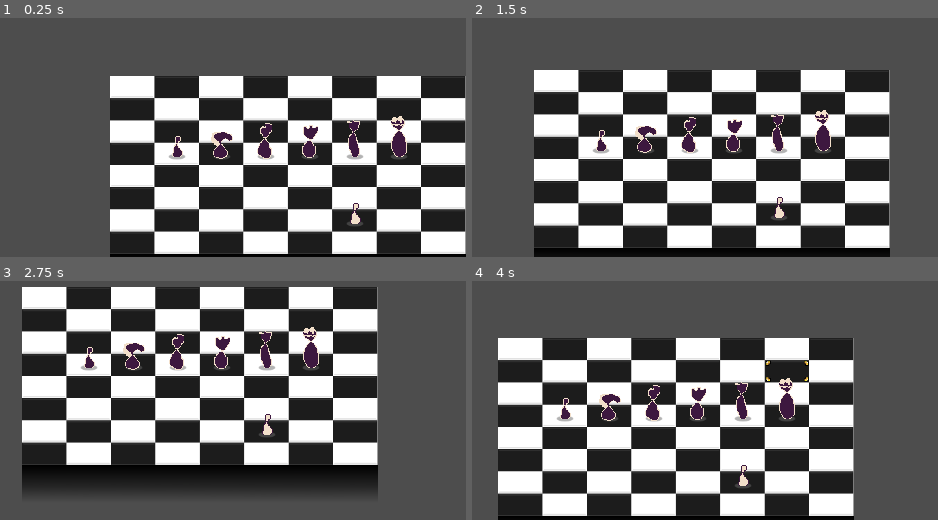
Above: before the commit, frames 1-4 (two rows, left to right).
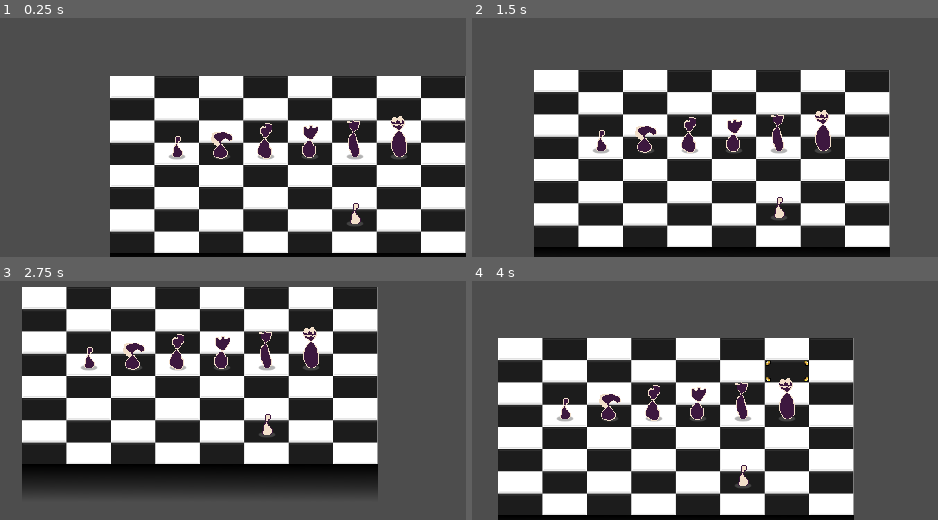
Above: after the commit, the same moments.

Repository: IAmNotIsaac/gwj-73
Game: Godot game, scene res://scenes/world.tscn
The game is run twice, just before and just after one commit, with the same random seed, the same clock (stepped at 60 frames per second) and the same inputs.
Inputs (mouse positions are in pixels of both pictures, inside the frame that each line leads up to):
- Up to frame 1 (0.25 s): no input
- Up to frame 2 (1.5 s): tap Enter at 0.5 s; move the mouse to (583, 75) at 0.52 s; hold D (move_right) 0.53-1.28 s; click (583, 75) at 0.67 s; move the mouse to (outside the picture) at 1.27 s; hold S (move_down) from 1.28 s (still down)
- Up to frame 3 (2.75 s): move the mouse to (outside the picture) at 2.02 s; release S (move_down) at 2.03 s; hold D (move_right) from 2.03 s (still down)
- Up to frame 4 (4 s): move the mouse to (499, 386) at 2.77 s; release D (move_right) at 2.78 s; hold W (move_up) 2.78-3.53 s; click (499, 386) at 2.92 s; move the mouse to (779, 362) at 3.52 s; hold A (move_left) from 3.53 s (still down)

The runs differ from the first frame. In frame 1, 0.3% of the frame differs, in the area x 23-100%, y 98-99%; in frame 2, 0.3%; in frame 3, 0.3%; in frame 4, 0.3%.

Commit message:
move up gradient texture by 1 pixel to avoid seam

Diff:
--- a/src/board.gd
+++ b/src/board.gd
@@ -82,7 +82,7 @@
 func _update_size() -> void:
 	_sprite.scale = Vector2(size) * 0.5
 	_sprite.material.set_shader_parameter(&"scale", _sprite.scale)
-	_gradient_sprite.position.y = size.y * TILE_HEIGHT
+	_gradient_sprite.position.y = size.y * TILE_HEIGHT - 1
 	_gradient_sprite.scale.x = size.x
 
 
